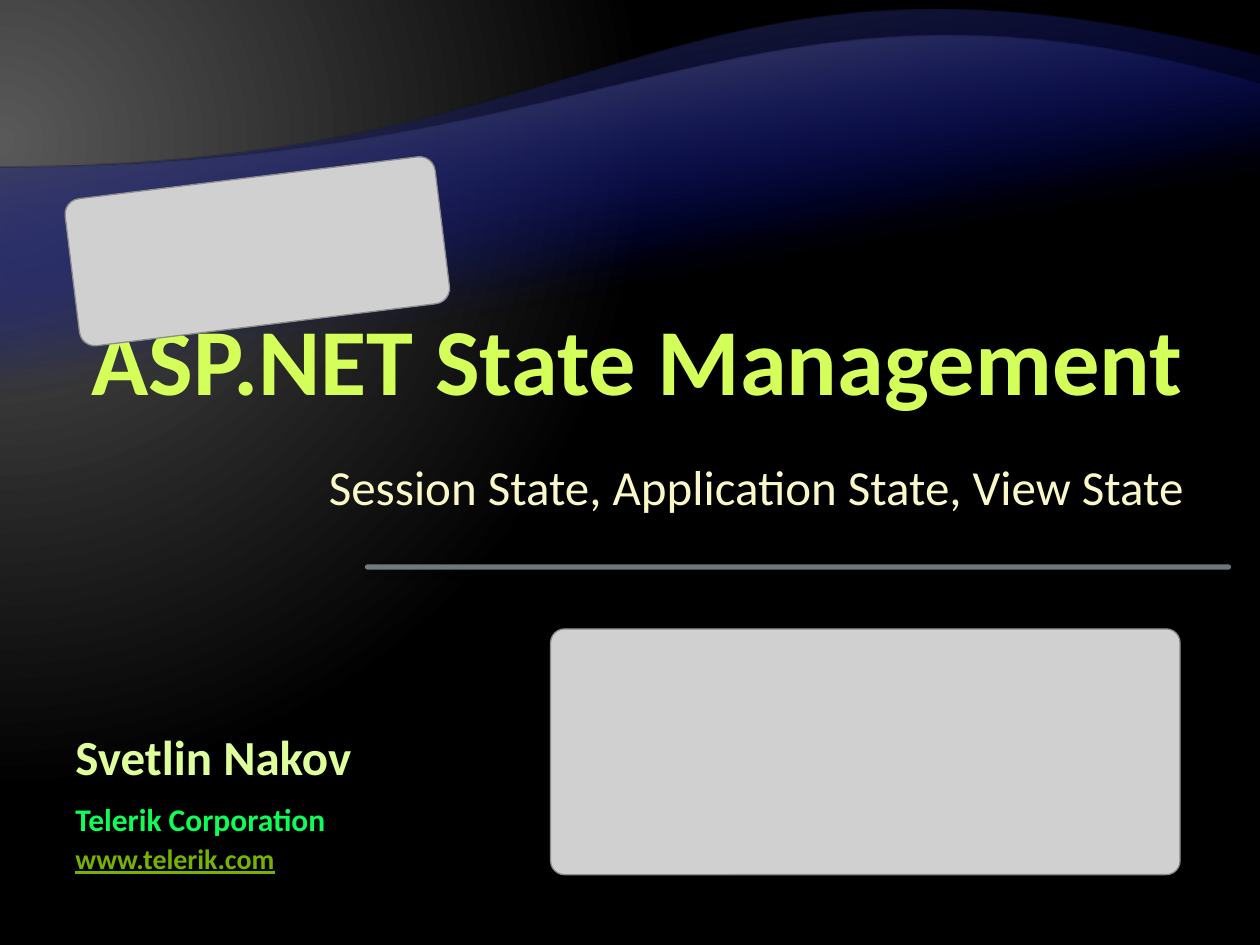
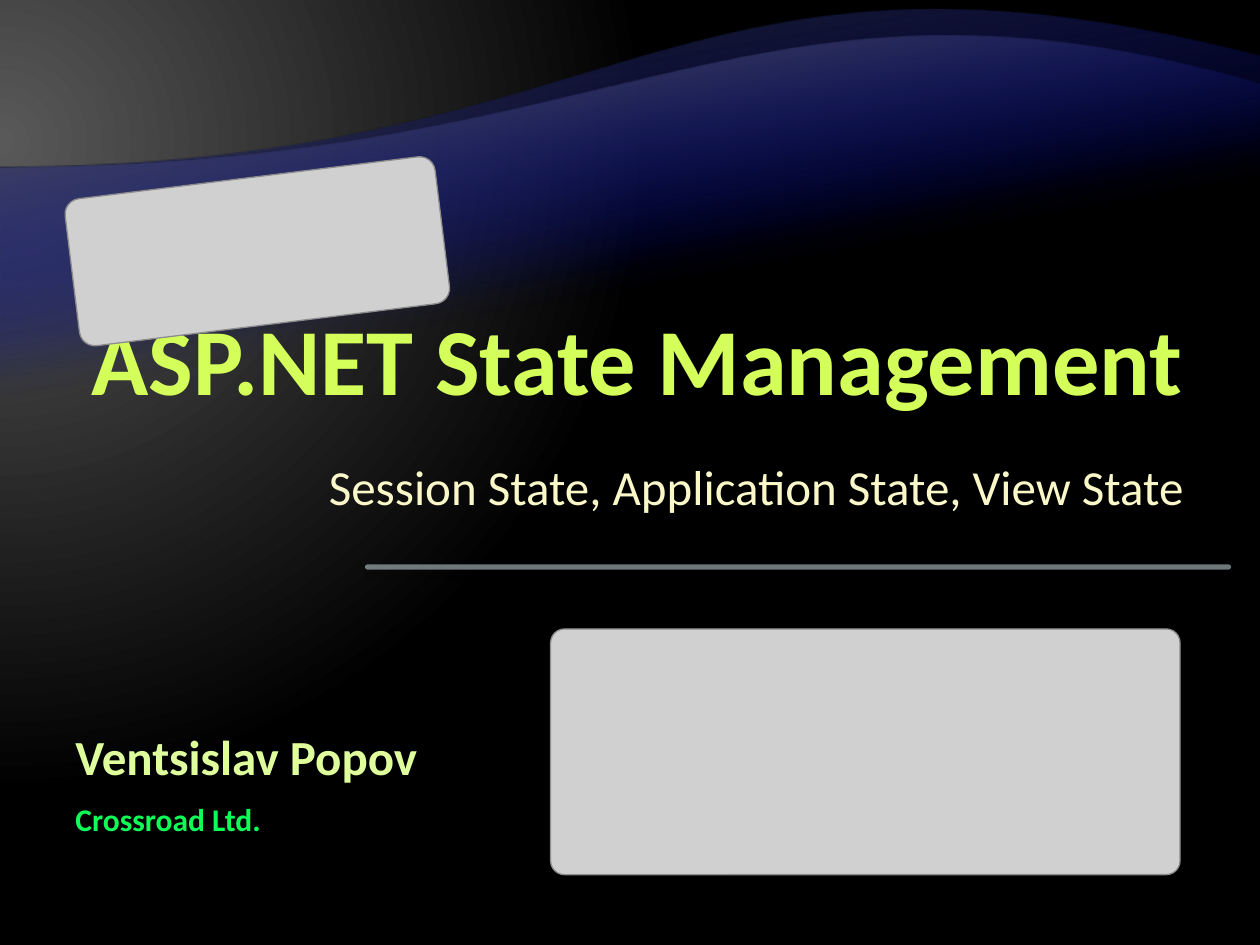
Before and after one commit to Graveheart/aspnetcourse, a slide deck: slide 1 of 2010/lectures/10. ASP.NET-State-Management.pptx. Drawn at 1260x945 pixels with LibreOffice and Linux fonts; fonts in the diff are those of the drawing; grey boxes stand for pictures; background and template pictures are left out. Boxes give left, top, right and bottom in pixels: in the first picture for what was removed or moved away, otherwise in the second. Text is boxed around its words. In the diff, an @@ line names an element or a change of style, - is before the commit and + after.

```diff
--- a/2010/lectures/10. ASP.NET-State-Management.pptx
+++ b/2010/lectures/10. ASP.NET-State-Management.pptx
@@ text removed at (75, 740, 351, 776) @@
-Svetlin Nakov
@@ text added at (75, 740, 417, 783), 28 pt, text #DEFF9B, bold @@
+Ventsislav Popov
@@ text at (75, 809, 261, 832): text changed @@
-Telerik Corporation
+Crossroad Ltd.
@@ text removed at (75, 849, 274, 874) @@
-www.telerik.com
```
Also in this commit, not shown: 1 other slide changed.
